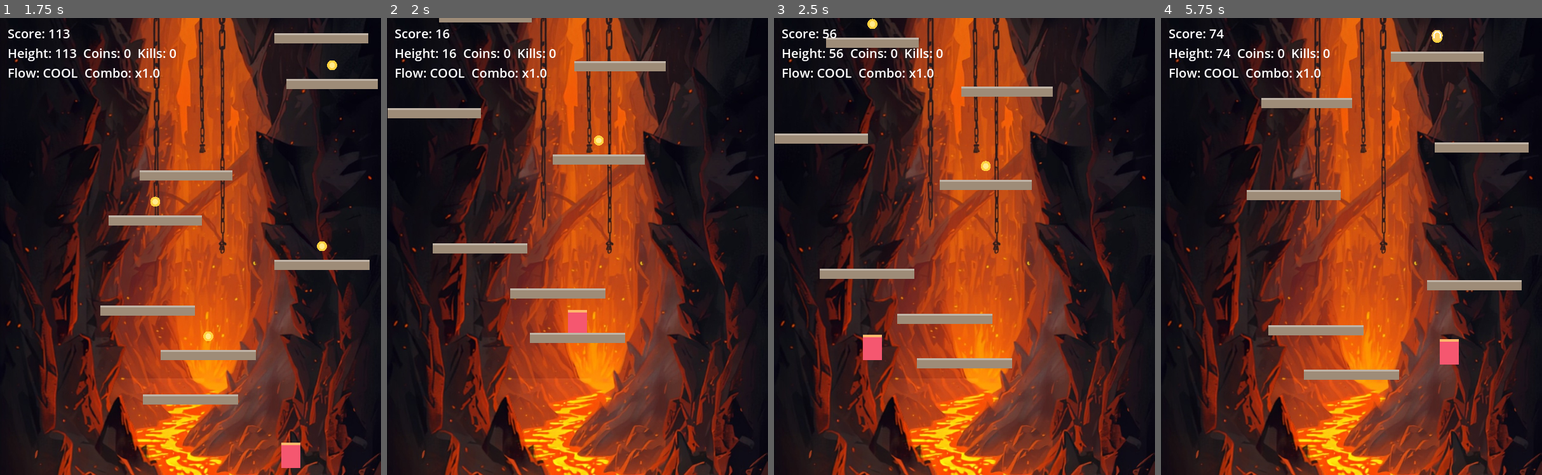
Above: before the commit, frames 1-4 (left to right).
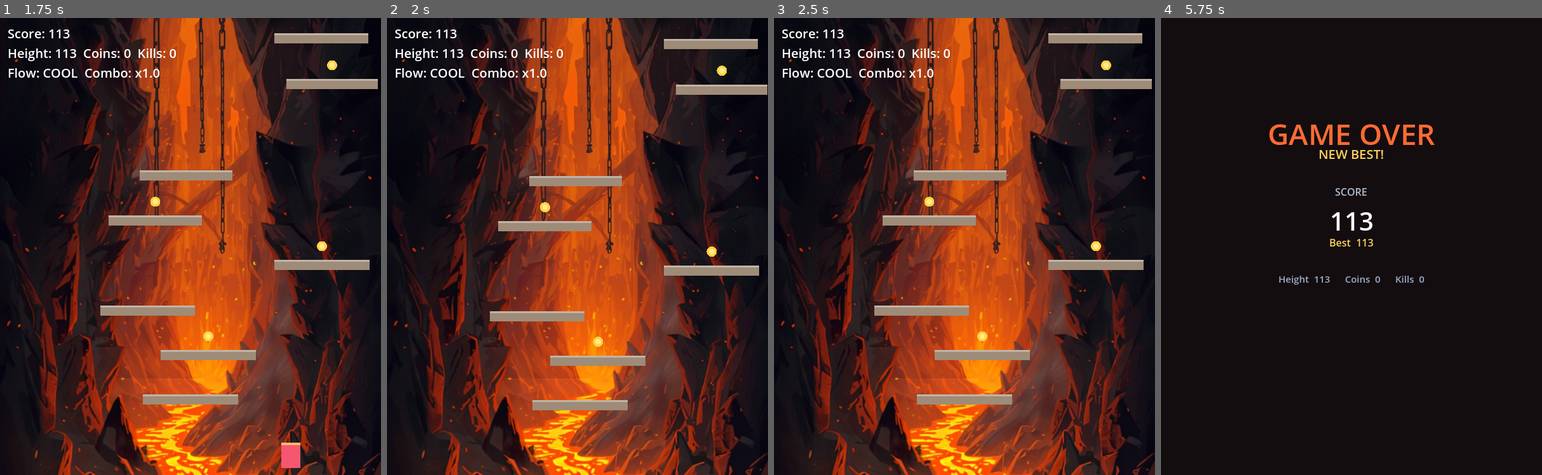
Above: after the commit, the same moments.

Repository: denrod25-del/lava-leap
Game: Godot game, scene res://scenes/boot.tscn
Same seed, same stepped clock (60 frames per second), same inputs: the game is played once before the commit and once after it.
Inputs (mouse positions are in pixels of both pictures, inside the frame that each line leads up to):
- Up to frame 1 (1.75 s): tap Enter (ui_accept) at 0.5 s; move the mouse to (274, 223) at 0.52 s; hold D (move_right) 0.53-1.25 s; hold Enter (ui_accept) 0.53-1.25 s; click (274, 223) at 0.67 s; tap Space (jump) at 0.77, 0.8, 1.07 s; drag from (114, 269) to (209, 337) at 1.27 s
- Up to frame 2 (2 s): no input
- Up to frame 3 (2.5 s): move the mouse to (1002, 145) at 2.02 s; hold A (move_left) from 2.03 s (still down); hold Space (jump) from 2.03 s (still down); tap Shift (dash) at 2.1 s; click (1002, 145) at 2.17 s
- Up to frame 4 (5.75 s): release A (move_left) at 2.75 s; release Space (jump) at 2.75 s; drag from (1332, 337) to (1260, 22) at 2.77 s; tap Enter (ui_accept) at 3.5 s; move the mouse to (1465, 315) at 3.52 s; hold D (move_right) 3.53-4.25 s; hold Enter (ui_accept) 3.53-4.25 s; click (1465, 315) at 3.67 s; tap Space (jump) at 3.77, 3.8, 4.07, 5.3 s; drag from (1237, 177) to (1294, 132) at 4.27 s; move the mouse to (1370, 246) at 5.02 s; hold D (move_right) from 5.03 s (still down); hold Enter (ui_accept) from 5.03 s (still down); click (1370, 246) at 5.17 s

Frame 1 is identical in both runs. In frame 2, 8.6% of the frame differs, in the area x 0-100%, y 0-86%; in frame 3, 9.0%; in frame 4, 56%, in the area x 1-100%, y 0-100%.

Commit message:
godot: Phase 3a — juice + game-over screen
Makes deaths and actions feel like a real arcade game:
- Game Over scene: shows final score, session best (with a NEW BEST! flag),
  and height/coins/kills. Brief input lock, then SPACE / tap / A-button
  restarts. RunResult carries stats across the scene change via static vars.
- Death sequence: particle burst + screen shake + hit-stop, a short hold, then
  the game-over screen (replaces the instant reload).
- Feedback pops: coin (gold), stomp (red + shake + micro hit-stop), bounce
  (green + shake), power-up (kind colour), and a Flow tier-up pop.
- Screen shake via a decaying camera offset; hit-stop via a real-time timer so
  it restores even under the scaled clock. time_scale is reset on scene entry.

Co-Authored-By: Claude Opus 4.8 <noreply@anthropic.com>
Claude-Session: https://claude.ai/code/session_012oJfir7nW9hdV6jQEDwbSZ

Diff:
--- /dev/null
+++ b/godot/core/run_result.gd
@@ -0,0 +1,19 @@
+class_name RunResult
+extends RefCounted
+## Carries the final stats of a run from the Game scene to the Game Over scene.
+## Uses static vars (persist across scene changes, no autoload needed) — the game
+## writes them just before switching scenes; game_over.gd reads them once.
+
+static var score := 0
+static var height := 0
+static var coins := 0
+static var kills := 0
+static var best := 0        # best score this session (survives restarts)
+
+## Record a finished run and update the session best.
+static func record(s: int, h: int, c: int, k: int) -> void:
+	score = s
+	height = h
+	coins = c
+	kills = k
+	best = maxi(best, s)
--- a/godot/scenes/game.gd
+++ b/godot/scenes/game.gd
@@ -6,6 +6,8 @@
 
 const PLAYER_SCENE := preload("res://actors/player.tscn")
 const CAM_PLAYER_OFFSET := 120.0   # player sits this far below the camera centre
+const SHAKE_DECAY := 42.0          # px/s the screen-shake amplitude bleeds off
+const DEATH_HOLD := 0.7            # seconds of death juice before the game-over screen
 
 var _player: Player
 var _cam: Camera2D
@@ -33,7 +35,13 @@
 var _heat_acc := 0.0           # fractional Flow-heat bonus on height gained
 var _was_dashing := false      # rising-edge detect so a dash beats Flow once
 
+# Juice.
+var _shake_amt := 0.0          # current screen-shake amplitude, px
+var _flow_tier := 0            # last Flow tier, to detect tier-ups
+var _dying := false            # death sequence in progress (guards re-trigger)
+
 func _ready() -> void:
+	Engine.time_scale = 1.0  # clear any hit-stop that outlived the previous scene
 	_stream = LevelStream.new(randi())
 	_flow = FlowMeter.new()
 	_combo = ComboTracker.new()
@@ -68,9 +76,14 @@
 	_sync_platforms()
 
 func _physics_process(delta: float) -> void:
-	# Up-only climber camera.
+	# Up-only climber camera, plus a decaying screen shake offset.
 	_cam.position.x = Tuning.WIDTH / 2.0
 	_cam.position.y = minf(_cam.position.y, _player.position.y - CAM_PLAYER_OFFSET)
+	if _shake_amt > 0.0:
+		_cam.offset = Vector2(randf_range(-1.0, 1.0), randf_range(-1.0, 1.0)) * _shake_amt
+		_shake_amt = maxf(0.0, _shake_amt - SHAKE_DECAY * delta)
+	else:
+		_cam.offset = Vector2.ZERO
 
 	_sync_platforms()
 
@@ -87,6 +100,8 @@
 				_player.spring(Tuning.BOUNCE_PAD_VELOCITY)
 				_combo_action(Tuning.COMBO_POINTS_BOUNCE)
 				_flow.beat()
+				_shake_amt = maxf(_shake_amt, 5.0)
+				_burst(_player.global_position, Color(0.4, 0.95, 0.5), 14, 220.0)
 
 	# Flow momentum: build airborne/dashing, drain on the ground, beat on dash.
 	var dashing := _player.is_dashing()
@@ -97,6 +112,13 @@
 	_combo.update(dt_ms)
 	_player.speed_scale = 1.0 + _flow.speed_nudge()
 
+	# Flow tier-up: a little pop of feedback as you heat up.
+	var tier := _flow.tier()
+	if tier > _flow_tier:
+		_shake_amt = maxf(_shake_amt, 4.0)
+		_burst(_player.global_position, Color(1.0, 0.6, 0.2), 12, 150.0)
+	_flow_tier = tier
+
 	var climbed := maxf(0.0, Tuning.GROUND_Y - _player.position.y)
 	# Flow heat: newly-gained height earns (heat - 1) bonus points before we bank
 	# the new max, so the multiplier only rewards fresh climbing.
@@ -121,8 +143,21 @@
 
 	# Death: hit by an enemy, caught by lava, or fell well below the view.
 	var cam_bottom := _cam.position.y + Tuning.HEIGHT / 2.0
-	if _dead or _player.position.y >= _lava.surface_y or _player.position.y > cam_bottom + 120.0:
-		get_tree().reload_current_scene()
+	var caught := _player.position.y >= _lava.surface_y
+	var fell := _player.position.y > cam_bottom + 120.0
+	if (_dead or caught or fell) and not _dying:
+		_die()
+
+## Death juice, then hand off to the game-over screen. Guarded so it runs once.
+func _die() -> void:
+	_dying = true
+	RunResult.record(_score(), int(_max_height), _coins, _kills)
+	_burst(_player.global_position, Color(1.0, 0.42, 0.16), 36, 260.0)
+	_shake_amt = 12.0
+	_hitstop(0.12)
+	var t := get_tree().create_timer(DEATH_HOLD, true, false, true)  # real-time
+	t.timeout.connect(func() -> void:
+		get_tree().change_scene_to_file("res://scenes/game_over.tscn"))
 
 func _spawn_platform(d: PlatformDesc) -> void:
 	if _plats.has(d.id):
@@ -156,12 +191,16 @@
 	_player.refresh_dash()  # mid-air coin grab re-arms the dash (chain enabler)
 	_combo_action(Tuning.COMBO_POINTS_COIN)
 	_flow.beat()
+	_burst(_player.global_position, Color(1.0, 0.82, 0.25), 10, 130.0)
 
 func _on_enemy_stomped() -> void:
 	_kills += 1
 	_player.spring(Tuning.ENEMY_STOMP_BOUNCE)  # spring off the squashed enemy
 	_combo_action(Tuning.COMBO_POINTS_STOMP)
 	_flow.beat()
+	_shake_amt = maxf(_shake_amt, 6.0)
+	_hitstop(0.05)
+	_burst(_player.global_position, Color(0.95, 0.35, 0.4), 16, 200.0)
 
 func _on_enemy_killed() -> void:
 	_kills += 1
@@ -175,6 +214,35 @@
 
 func _score() -> int:
 	return int(_max_height) + _bonus_score + int(_heat_acc)
+
+## One-shot particle pop at a world position. Self-frees after its lifetime.
+func _burst(pos: Vector2, color: Color, count: int, speed: float) -> void:
+	var p := CPUParticles2D.new()
+	add_child(p)
+	p.global_position = pos
+	p.z_index = 10
+	p.emitting = true
+	p.one_shot = true
+	p.explosiveness = 1.0
+	p.amount = count
+	p.lifetime = 0.5
+	p.direction = Vector2.UP
+	p.spread = 180.0
+	p.gravity = Vector2(0.0, 520.0)
+	p.initial_velocity_min = speed * 0.4
+	p.initial_velocity_max = speed
+	p.scale_amount_min = 2.0
+	p.scale_amount_max = 3.5
+	p.color = color
+	var t := get_tree().create_timer(1.0)
+	t.timeout.connect(p.queue_free)
+
+## Brief slow-motion hit-stop for impact. Uses a real-time timer so it restores
+## even though the engine clock is scaled down.
+func _hitstop(secs: float) -> void:
+	Engine.time_scale = 0.05
+	var t := get_tree().create_timer(secs, true, false, true)
+	t.timeout.connect(func() -> void: Engine.time_scale = 1.0)
 
 func _on_player_hit() -> void:
 	# The shield absorbs one otherwise-lethal hit.
@@ -185,6 +253,8 @@
 
 func _on_powerup(kind: String) -> void:
 	_combo_action(Tuning.COMBO_POINTS_POWERUP)
+	var col: Color = Powerup.COLORS.get(kind, Color.WHITE)
+	_burst(_player.global_position, col, 18, 190.0)
 	if kind == "shield":
 		_shield = true
 		return
--- /dev/null
+++ b/godot/scenes/game_over.gd
@@ -0,0 +1,66 @@
+extends Control
+## Game Over screen. Reads the finished run's stats from RunResult and offers a
+## quick restart. A brief input lock stops the death-frame keypress from
+## instantly restarting. Controller + keyboard + touch all continue the same way.
+
+const RESTART_LOCK := 0.6   # seconds before input is accepted
+
+var _lock := RESTART_LOCK
+var _hint: Label
+
+func _ready() -> void:
+	Engine.time_scale = 1.0  # in case a death-frame hit-stop was still active
+	# Don't let any Control swallow the tap/click that restarts — let it fall
+	# through to _unhandled_input.
+	mouse_filter = Control.MOUSE_FILTER_IGNORE
+	var cx := Tuning.WIDTH / 2.0
+
+	var bg := ColorRect.new()
+	bg.color = Color(0.055, 0.031, 0.043, 0.92)
+	bg.set_anchors_and_offsets_preset(Control.PRESET_FULL_RECT)
+	bg.mouse_filter = Control.MOUSE_FILTER_IGNORE
+	add_child(bg)
+
+	_add_label("GAME OVER", cx, 150.0, 46, Color(1.0, 0.42, 0.2))
+	var newbest := RunResult.score >= RunResult.best and RunResult.score > 0
+	if newbest:
+		_add_label("NEW BEST!", cx, 200.0, 20, Color(1.0, 0.82, 0.35))
+
+	_add_label("SCORE", cx, 262.0, 16, Color(0.7, 0.74, 0.82))
+	_add_label(str(RunResult.score), cx, 292.0, 40, Color.WHITE)
+	_add_label("Best  %d" % RunResult.best, cx, 342.0, 16, Color(1.0, 0.82, 0.35))
+
+	_add_label("Height  %d      Coins  %d      Kills  %d"
+		% [RunResult.height, RunResult.coins, RunResult.kills],
+		cx, 400.0, 15, Color(0.62, 0.68, 0.78))
+
+	_hint = _add_label("", cx, 500.0, 18, Color(0.09, 0.88, 0.88))
+	_hint.visible = false
+
+func _add_label(text: String, cx: float, y: float, size: int, color: Color) -> Label:
+	var l := Label.new()
+	l.text = text
+	l.add_theme_font_size_override("font_size", size)
+	l.add_theme_color_override("font_color", color)
+	l.horizontal_alignment = HORIZONTAL_ALIGNMENT_CENTER
+	l.mouse_filter = Control.MOUSE_FILTER_IGNORE
+	# Anchor a full-width label centred on cx by offsetting half the width.
+	l.size = Vector2(Tuning.WIDTH, size + 8)
+	l.position = Vector2(cx - Tuning.WIDTH / 2.0, y)
+	add_child(l)
+	return l
+
+func _process(delta: float) -> void:
+	if _lock > 0.0:
+		_lock -= delta
+		if _lock <= 0.0:
+			_hint.text = "SPACE / tap to climb again"
+			_hint.visible = true
+
+func _unhandled_input(event: InputEvent) -> void:
+	if _lock > 0.0:
+		return
+	if event.is_action_pressed("jump") or event.is_action_pressed("ui_accept") \
+			or (event is InputEventMouseButton and event.pressed) \
+			or (event is InputEventScreenTouch and event.pressed):
+		get_tree().change_scene_to_file("res://scenes/game.tscn")
--- /dev/null
+++ b/godot/scenes/game_over.tscn
@@ -0,0 +1,8 @@
+[gd_scene load_steps=2 format=3]
+
+[ext_resource type="Script" path="res://scenes/game_over.gd" id="1_gameover"]
+
+[node name="GameOver" type="Control"]
+anchor_right = 1.0
+anchor_bottom = 1.0
+script = ExtResource("1_gameover")
